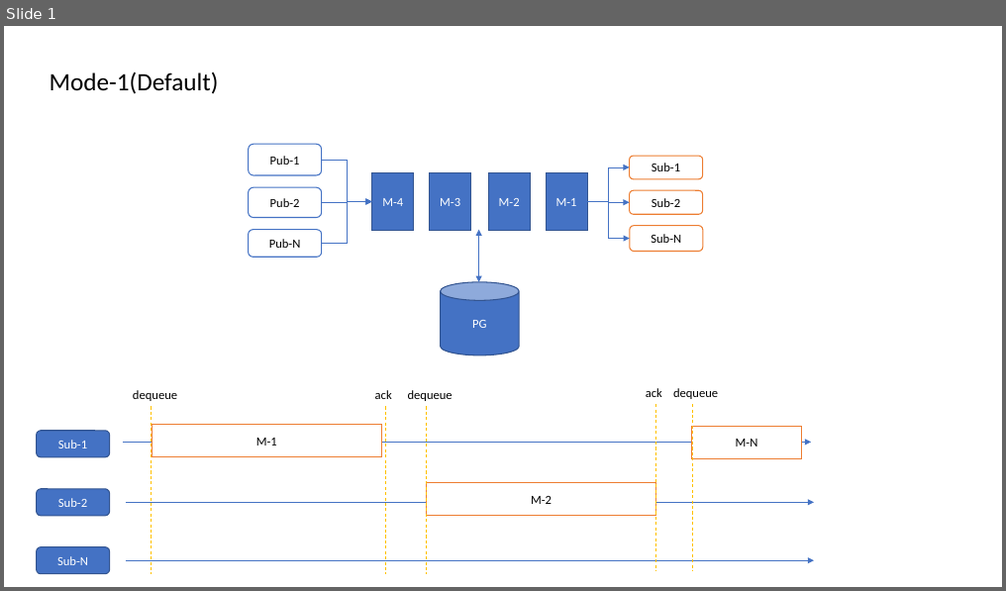
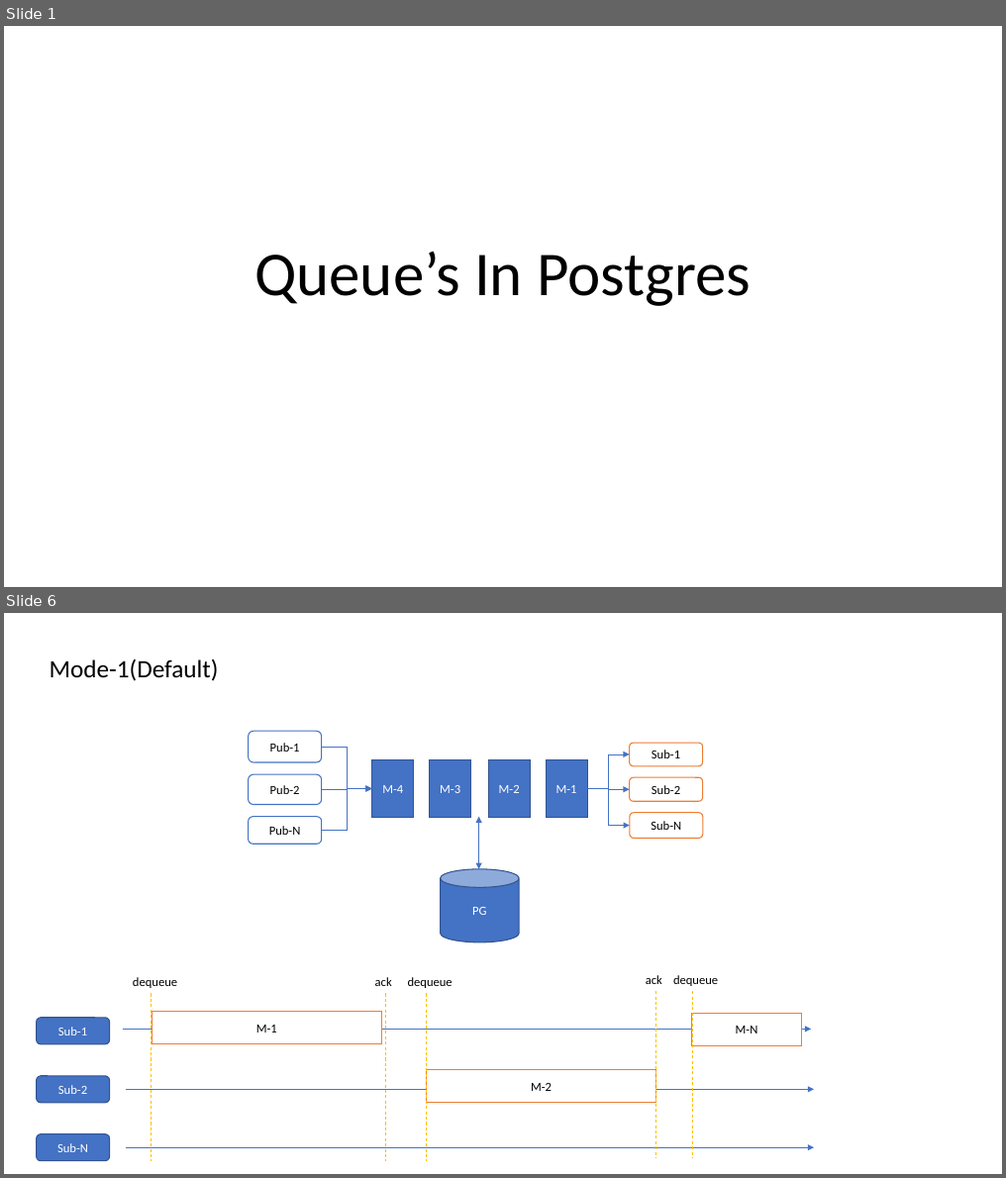
Before and after one commit to LRagji/pg-queue, a slide deck: docs/Modes.pptx. Shown one above the other, each under a label of ours: slide 1 before the commit, slides 1 and 6 after it; the slides between them are not shown. The pictures are 1006x591 and 1006x1178 pixels, drawn with LibreOffice and Linux fonts; fonts in the diff are those of the drawing. Boxes give left, top, right and bottom in pixels: in the first picture for what was removed or moved away, otherwise in the second. Text is boxed around its words. In the diff, an @@ line names an element or a change of style, - is before the commit and + after.

```diff
--- a/docs/Modes.pptx
+++ b/docs/Modes.pptx
@@ slide 1 added at [4, 26, 1002, 587], background #FFFFFF @@
@@ title added at [254, 251, 750, 306], 60 pt, text #000000 @@
+Queue’s In Postgres
@@ what was slide 1 is now slide 6 @@
```
Also in this commit, not shown: 4 other slides added, 4 other files.
